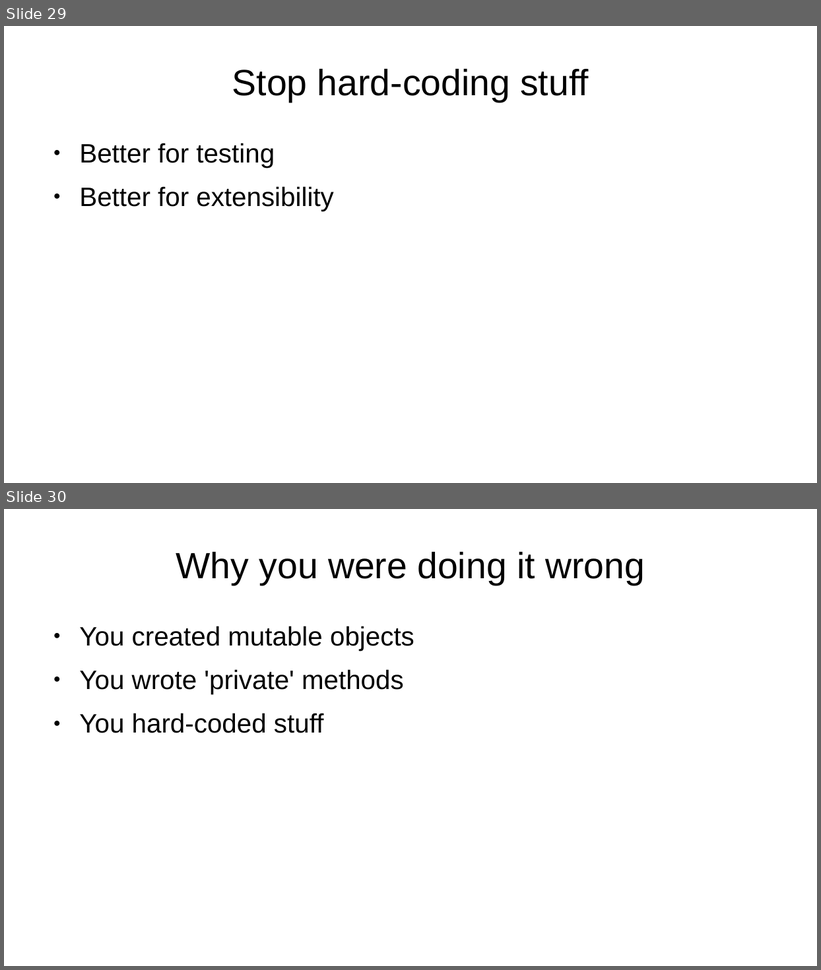
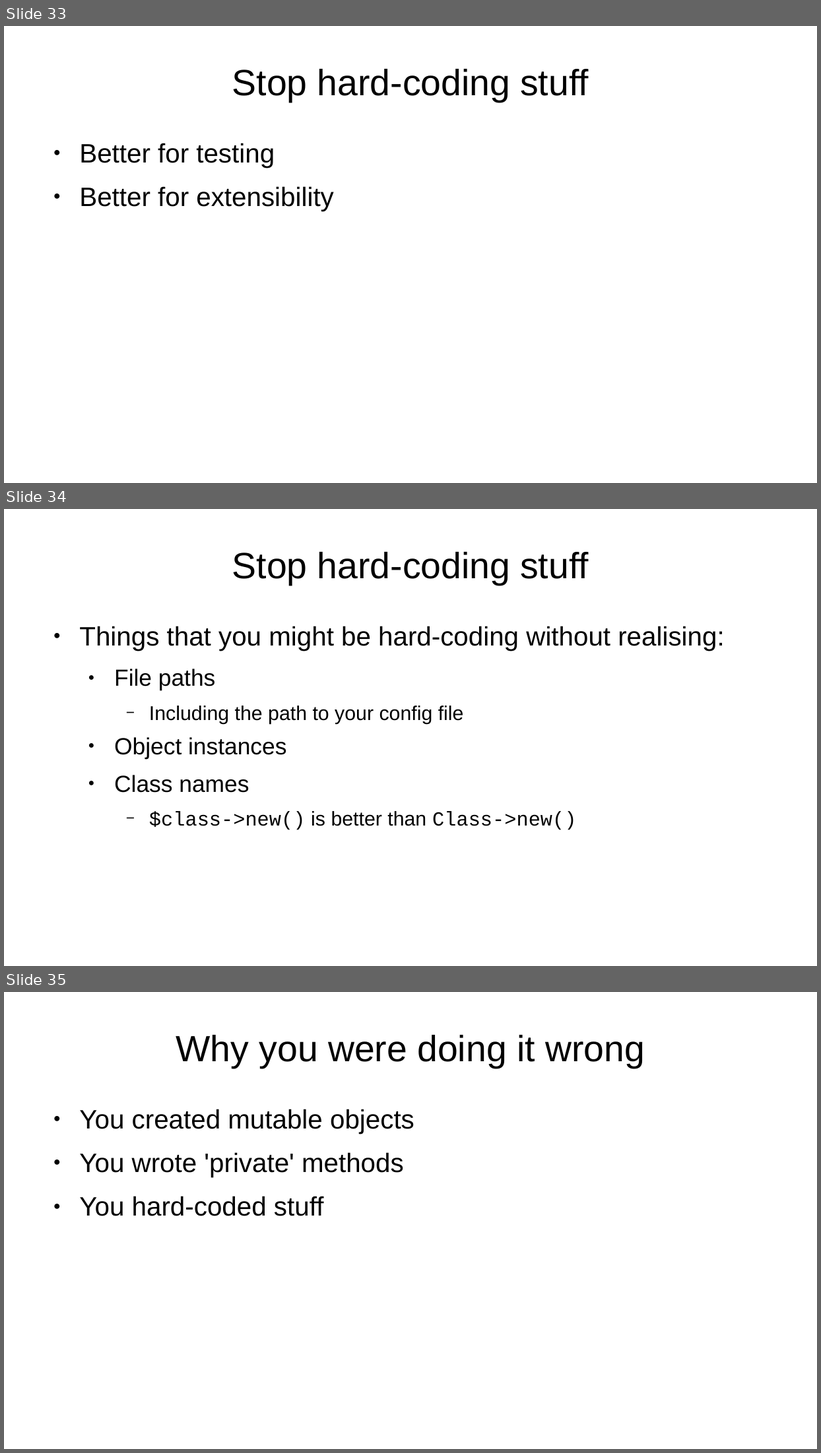
Before and after one commit to tobyink/docs-modern-oop, a slide deck: talks/three-weird-tricks/presentation.odp. Shown one above the other, each under a label of ours: slides 29 and 30 before the commit, slides 33, 34 and 35 after it. The pictures are 821x970 and 821x1453 pixels, drawn with LibreOffice and Linux fonts; fonts in the diff are those of the drawing; background and template pictures are left out. Boxes give left, top, right and bottom in pixels: in the first picture for what was removed or moved away, otherwise in the second. Text is boxed around its words. In the diff, an @@ line names an element or a change of style, - is before the commit and + after.

```diff
--- a/talks/three-weird-tricks/presentation.odp
+++ b/talks/three-weird-tricks/presentation.odp
@@ slide 34 added at <box>4,509,817,966</box>, background picture (left out) @@
@@ title added at <box>232,552,588,586</box>, 35.7 pt, text #000000 @@
+Stop hard-coding stuff
@@ text added at <box>79,626,724,830</box>, 19.5 pt, text #000000 @@
+● Things that you might be hard-coding without realising:
+  ● File paths
+    − Including the path to your config file
+  ● Object instances
+  ● Class names
+    − $class->new() is better than Class->new()
@@ what was slide 29 is now slide 33 @@
@@ what was slide 30 is now slide 35 @@
```
Also in this commit, not shown: 4 slides changed, 5 other slides added.
